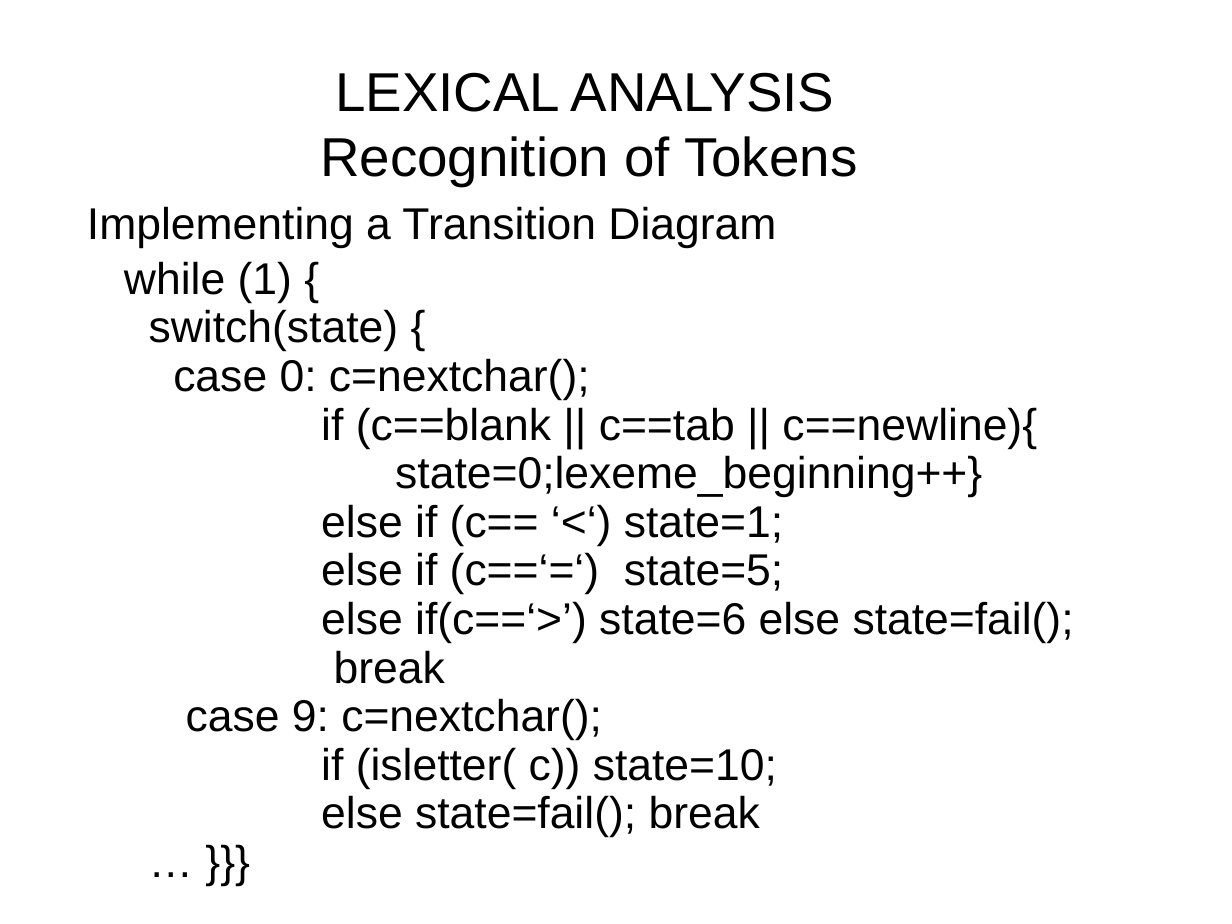
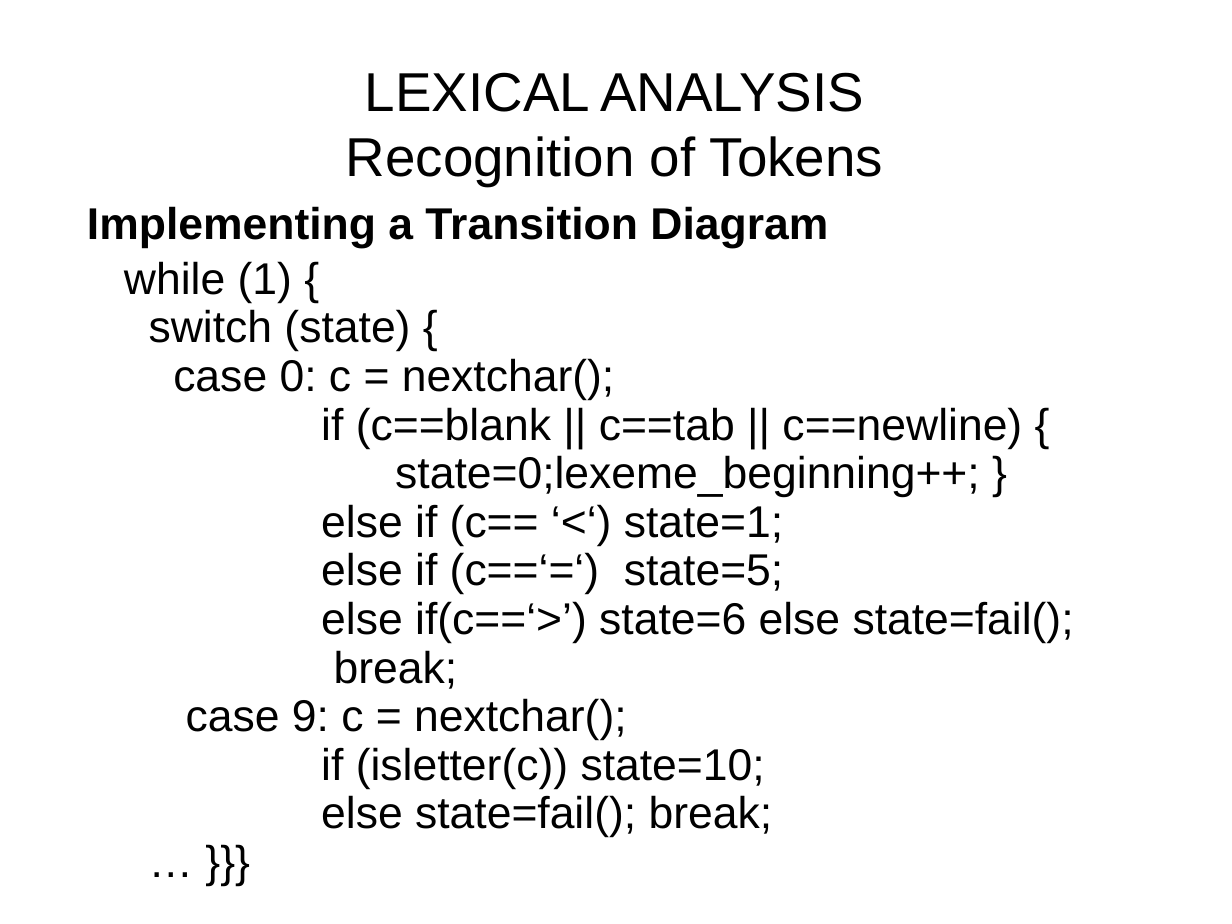
Before and after one commit to GeneralNitin/S6, a slide deck: slide 47 of 02. Compiler Design/PPTs/Module 1.ppt. Drawn at 1232x924 pixels with LibreOffice and Linux fonts; fonts in the diff are those of the drawing. Boxes give left, top, right and bottom in pixels: in the first picture for what was removed or moved away, otherwise in the second. Text is boxed around its words. In the diff, an @@ line names an element or a change of style, - is before the commit and + after.

Commit message:
Added daa and cd qps; modified cd ppts

```diff
--- a/02. Compiler Design/PPTs/Module 1.ppt
+++ b/02. Compiler Design/PPTs/Module 1.ppt
@@ text "LEXICAL ANALYSIS Recognition of Tokens" moved from (x1=320, y1=72, x2=857, y2=186) to (x1=346, y1=72, x2=883, y2=186) @@
@@ text "LEXICAL ANALYSIS Recognition of Tokens" at (x1=346, y1=72, x2=883, y2=186): alignment left to centre @@
@@ text at (x1=87, y1=206, x2=828, y2=249): bold on in "Implementing a Transition Diagram" @@
@@ text at (x1=149, y1=309, x2=1022, y2=497): text changed @@
-switch(state) {
-case 0: c=nextchar();
-if (c==blank || c==tab || c==newline){
-state=0;lexeme_beginning++}
+switch (state) {
+case 0: c = nextchar();
+if (c==blank || c==tab || c==newline) {
+state=0;lexeme_beginning++; }
@@ text at (x1=186, y1=650, x2=773, y2=838): text changed @@
-break
-case 9: c=nextchar();
-if (isletter( c)) state=10;
-else state=fail(); break
+break;
+case 9: c = nextchar();
+if (isletter(c)) state=10;
+else state=fail(); break;
```
Also in this commit, not shown: 70 other slides changed, 2 slides removed, 5 other files.
